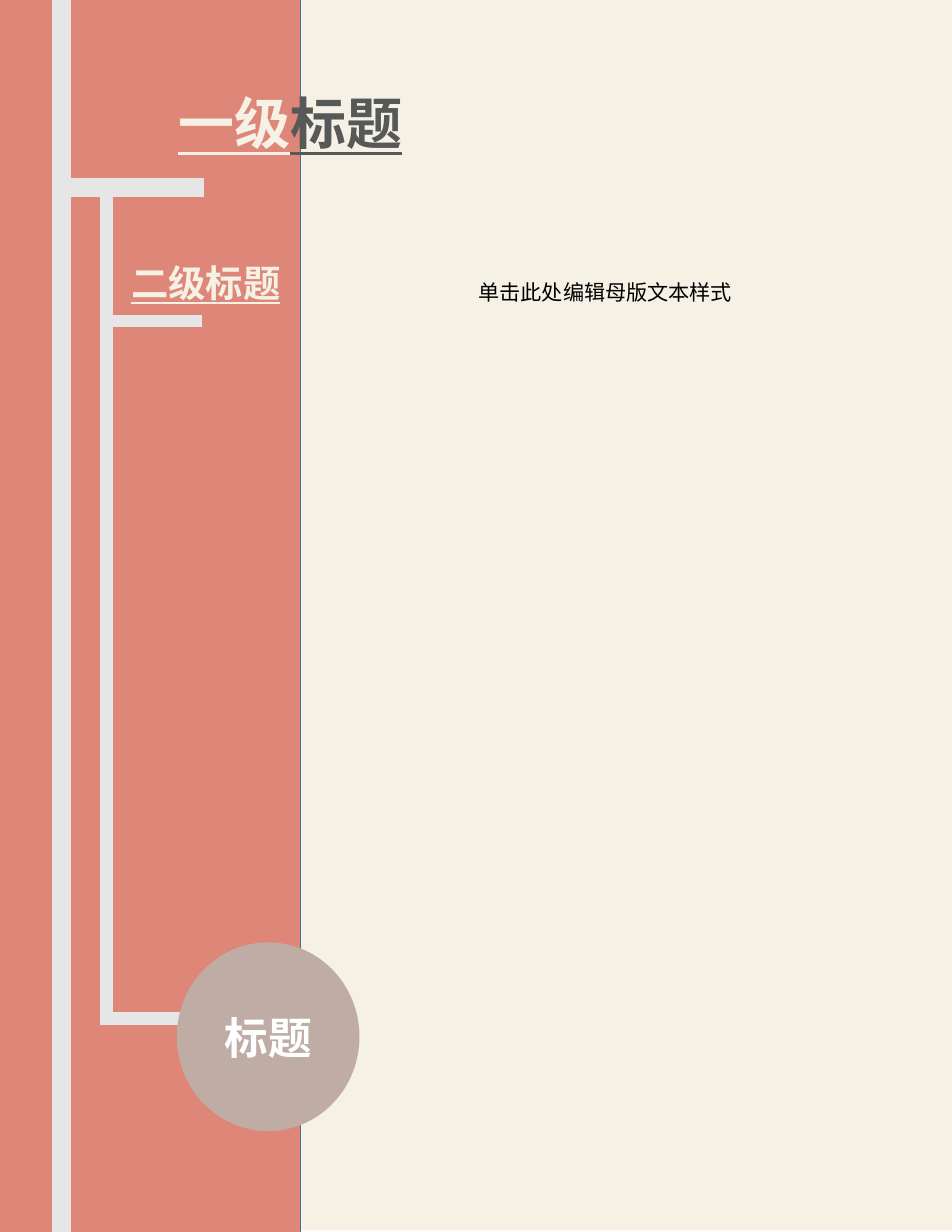
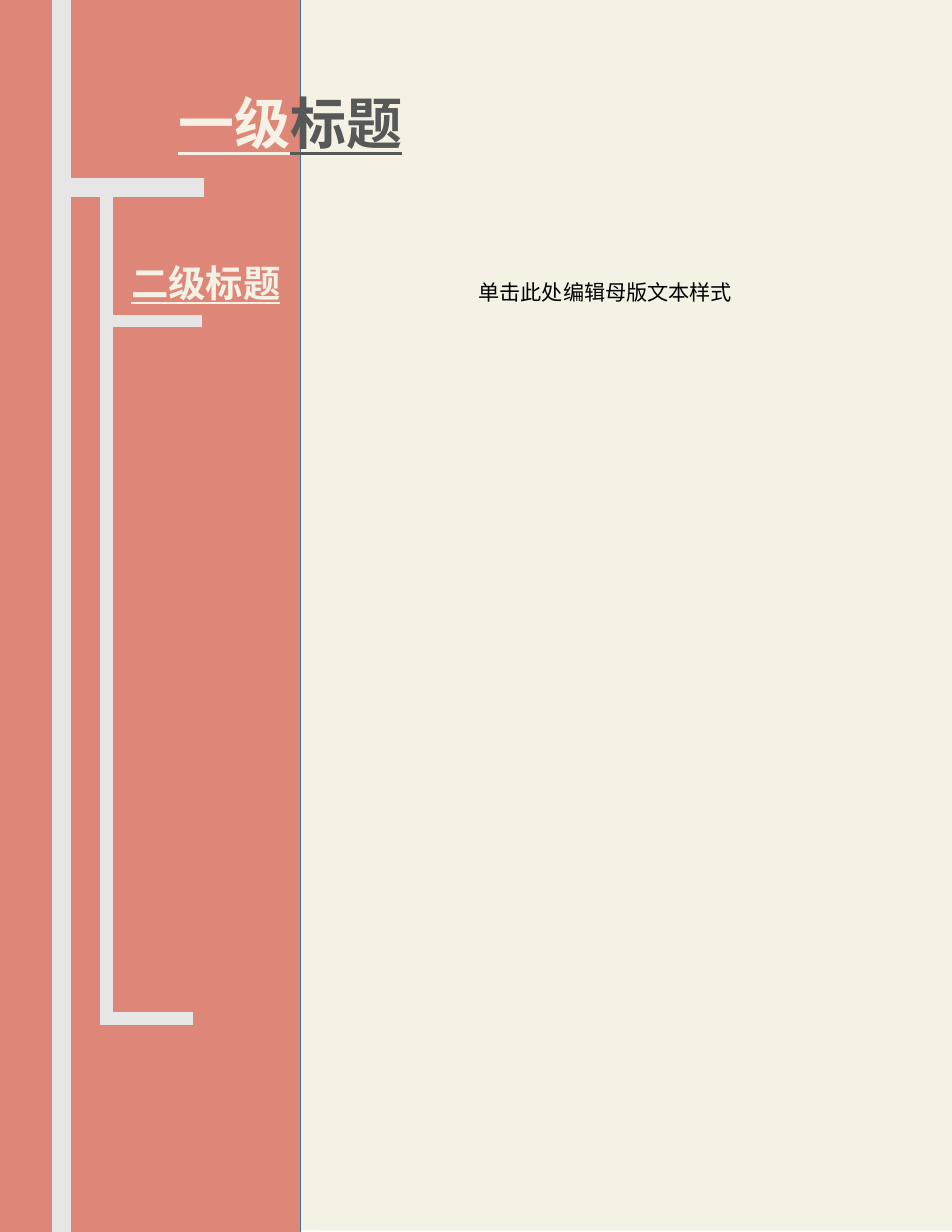
Before and after one commit to XLP-Based-Courses/-, a slide deck: slide 10 of 学习报告文本/学习报告模板.pptx. Drawn at 952x1232 pixels with LibreOffice and Linux fonts; fonts in the diff are those of the drawing. Boxes give left, top, right and bottom in pixels: in the first picture for what was removed or moved away, otherwise in the second. Text is boxed around its words. In the diff, an @@ line names an element or a change of style, - is before the commit and + after.

```diff
--- a/学习报告文本/学习报告模板.pptx
+++ b/学习报告文本/学习报告模板.pptx
@@ ellipse removed at [177,942,360,1131] @@
-标题
```
Also in this commit, not shown: 3 other slides changed, 1 slide added, 1 slide removed, 2 other files.
